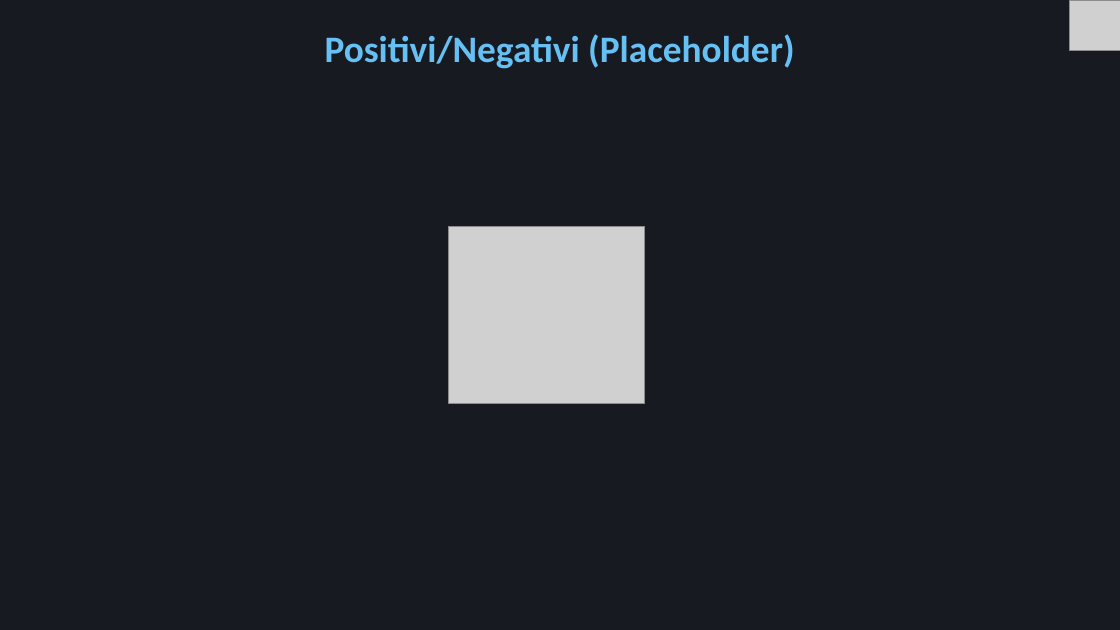
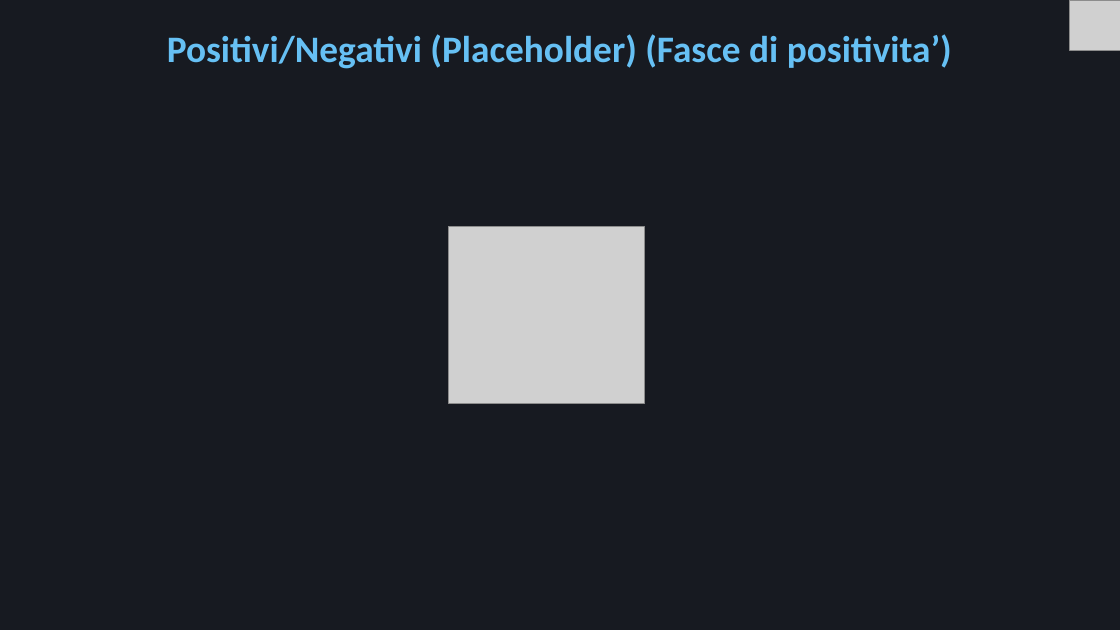
Before and after one commit to Mora11231/VisualizzazioneScientifica, a slide deck: slide 18 of Steam.pptx (slide 16 before the commit). Drawn at 1120x630 pixels with LibreOffice and Linux fonts; fonts in the diff are those of the drawing; grey boxes stand for pictures. Boxes give left, top, right and bottom in pixels: in the first picture for what was removed or moved away, otherwise in the second. Text is boxed around its words. In the diff, an @@ line names an element or a change of style, - is before the commit and + after.

```diff
--- a/Steam.pptx
+++ b/Steam.pptx
@@ title at (167, 34, 952, 69): text changed @@
-Positivi/Negativi (Placeholder)
+Positivi/Negativi (Placeholder) (Fasce di positivita’)
```
Also in this commit, not shown: 4 other slides changed, 7 slides added.
